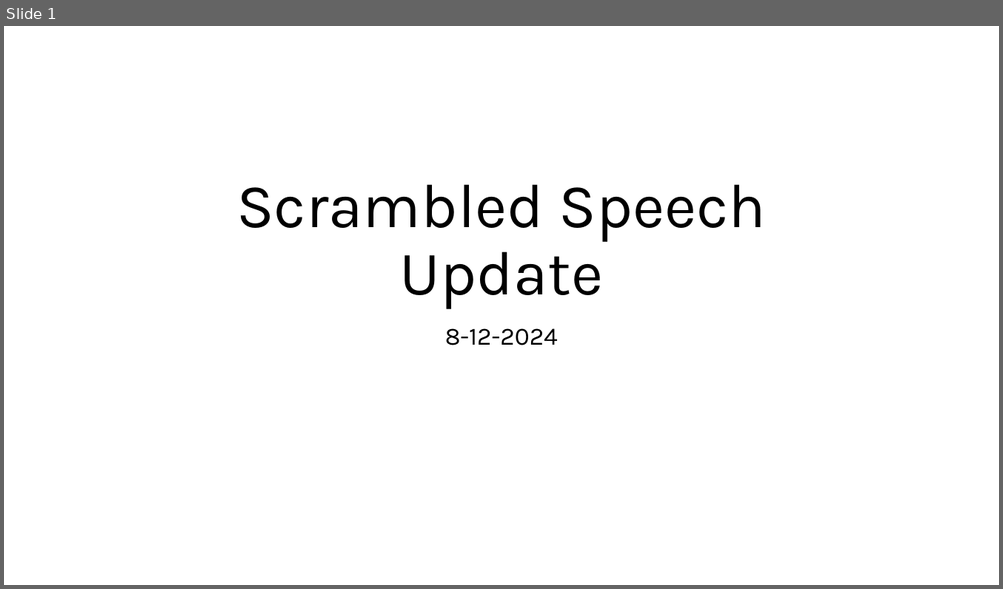
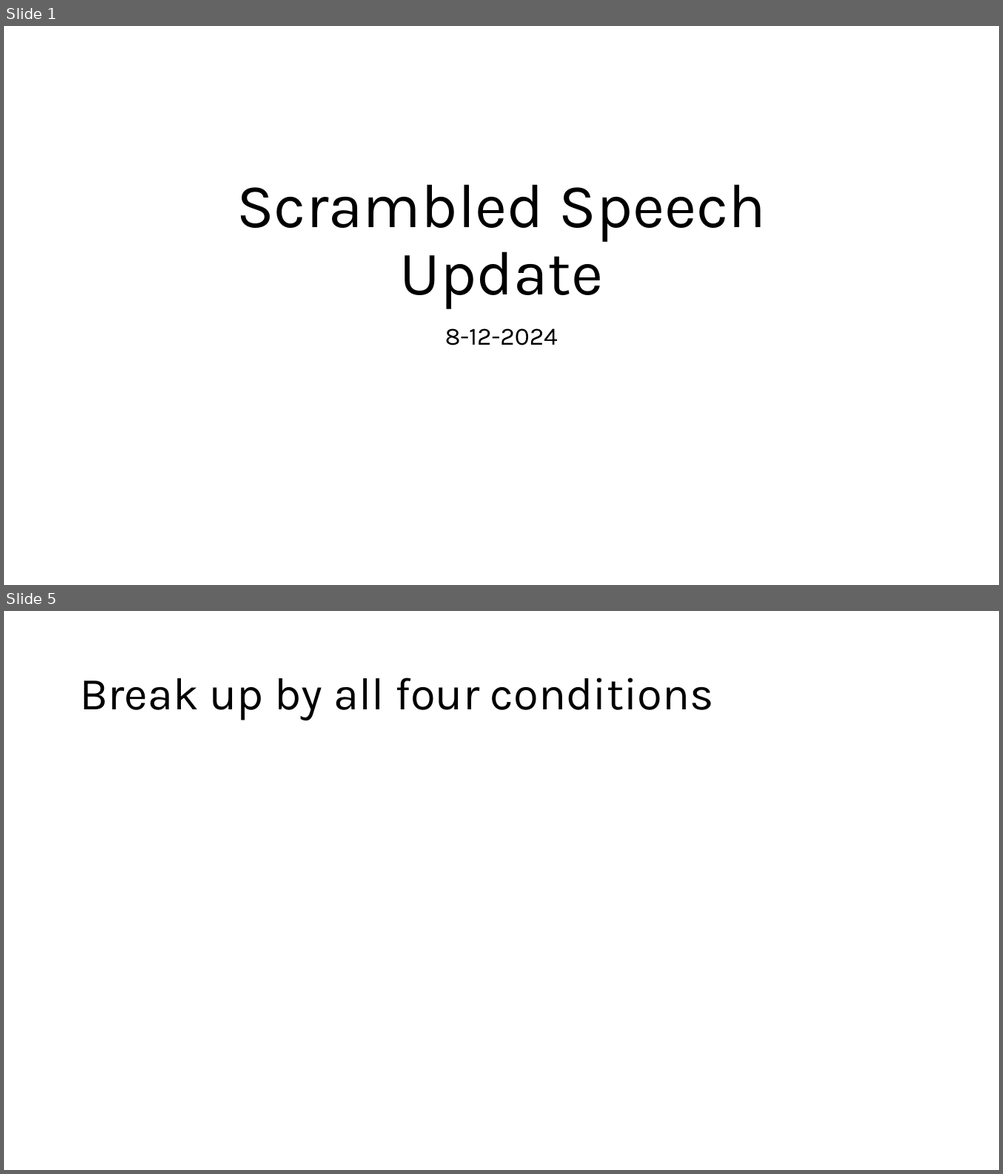
Before and after one commit to crepetti/fNIRSandGerbils, a slide deck: Scrambled Speech Update 8-12.pptx. Shown one above the other, each under a label of ours: slide 1 before the commit, slides 1 and 5 after it; the slides between them are not shown. The pictures are 1003x589 and 1003x1174 pixels, drawn with LibreOffice and Linux fonts; fonts in the diff are those of the drawing. Boxes give left, top, right and bottom in pixels: in the first picture for what was removed or moved away, otherwise in the second. Text is boxed around its words. In the diff, an @@ line names an element or a change of style, - is before the commit and + after.

```diff
--- a/Scrambled Speech Update 8-12.pptx
+++ b/Scrambled Speech Update 8-12.pptx
@@ slide 5 added at (4,611,999,1170), background #FFFFFF @@
@@ title added at (79,678,714,721), 44 pt, text #000000 @@
+Break up by all four conditions
```
Also in this commit, not shown: 3 other slides added, 3 slides removed, 13 other files.
